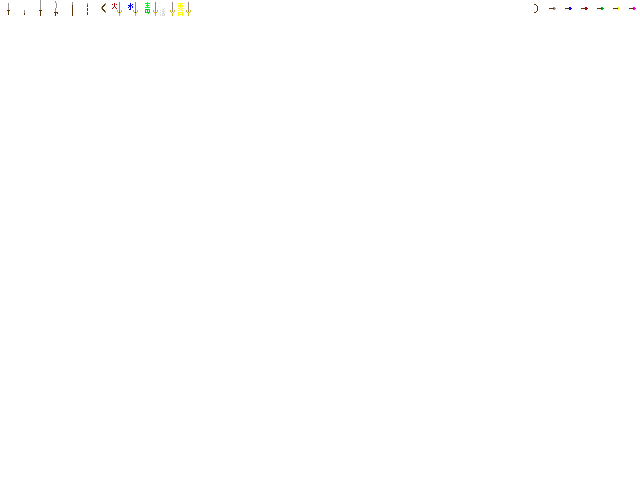
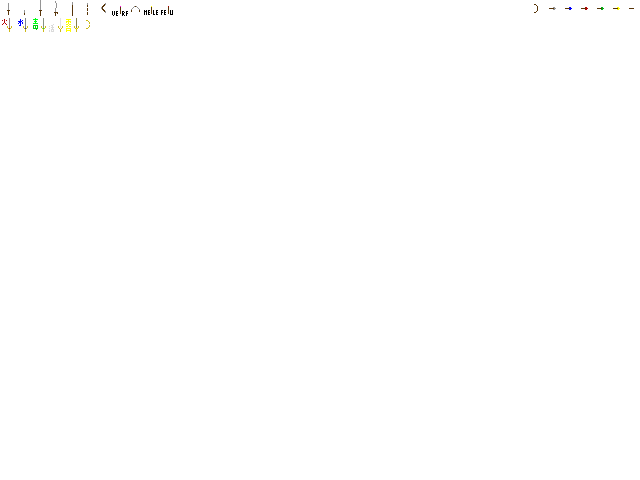
The second 640 x 480 image is a revision of the first. Changes to its layers:
painted on "Hintergrund" over (2, 2, 636, 32)
